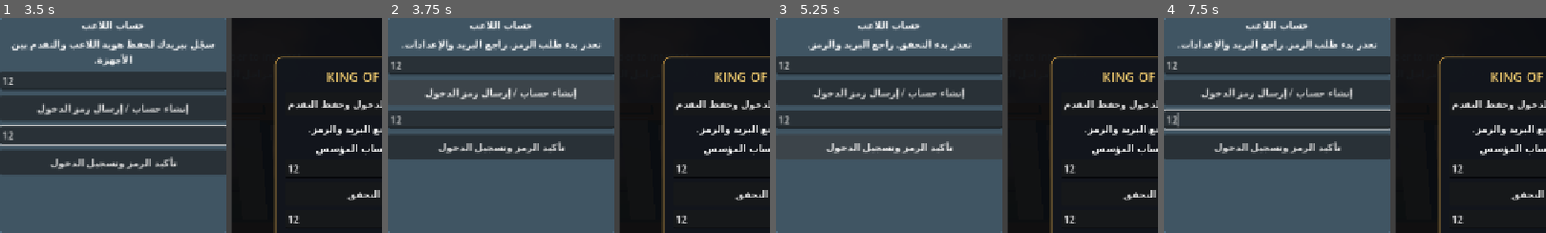
Above: before the commit, frames 1-4 (left to right).
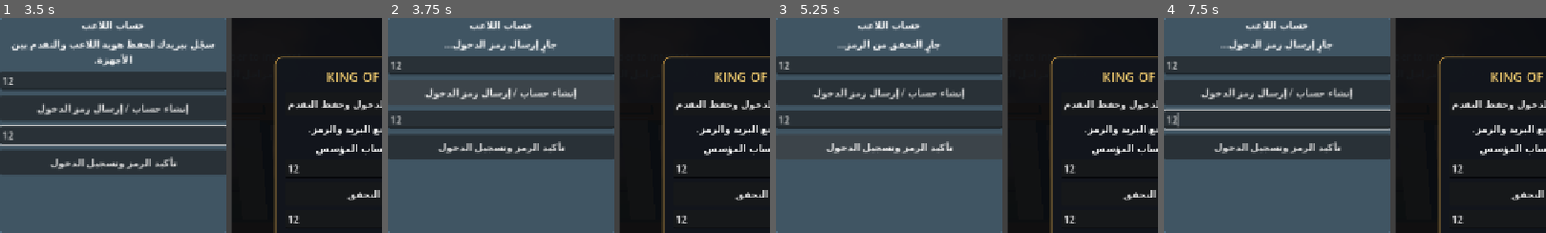
Above: after the commit, the same moments.

Repository: gamalalaraby1988-dotcom/King-Egypt-
Game: Godot game, scene res://scenes/main.tscn
Two runs of this game, one before a commit and one after it. Both use one fixed random seed, a clock stepped at 60 frames per second and the inputs below.
Inputs (mouse positions are % of the whole screen's width and height, from its top left):
- Up to frame 1 (3.5 s): click (51, 35) at 0.52 s; type "12" at 0.6 s; click (51, 47) at 0.75 s; type "12" at 0.83 s; click (51, 66) at 0.98 s; type "12" at 1.07 s; click (15, 15) at 1.27 s; type "12" at 1.35 s; click (15, 27) at 1.5 s; type "12" at 1.58 s; click "إرسال رمز التحقق" at 2 s; click "تأكيد البريد" at 2.75 s
- Up to frame 2 (3.75 s): click "إنشاء حساب / إرسال رمز الدخول" at 3.5 s
- Up to frame 3 (5.25 s): click "إنشاء حساب / إرسال رمز الدخول" at 4.25 s; click "تأكيد الرمز وتسجيل الدخول" at 5 s
- Up to frame 4 (7.5 s): click "👑 الموسم" at 5.75 s; click "ذهب: 0 +" at 6.5 s; click "رقائق: 0 +" at 7.25 s
The pictures show only the part of the screen within x 0-50%, y 0-50%; the shares and areas given below are measured in that part.

Frame 1 is identical in both runs. In frame 2, 1.3% of the frame differs, in the area x 3-56%, y 9-17%; in frame 3, 1.0%; in frame 4, 1.3%.
Error after the commit: Invalid call. Nonexistent function 'request_email_code' in base 'Node (player_account_auth_client.gd)'. (res://scripts/main.gd:1526)

Commit message:
Add secure email magic-link PKCE sign-in for player accounts

Diff:
--- a/scripts/player_account_auth_client.gd
+++ b/scripts/player_account_auth_client.gd
@@ -11,7 +11,12 @@
 const PUBLISHABLE_KEY_SETTING := "founder/auth/publishable_key"
 const OTP_PATH := "/auth/v1/otp"
 const VERIFY_PATH := "/auth/v1/verify"
+const PKCE_TOKEN_PATH := "/auth/v1/token?grant_type=pkce"
 const REFRESH_PATH := "/auth/v1/token?grant_type=refresh_token"
+const MAGIC_LINK_REDIRECT_URI := "kingofegyptcity://auth-callback"
+const PKCE_VERIFIER_ALIAS := "king_of_egypt_city.player.magic_link_verifier.v1"
+const PENDING_EMAIL_ALIAS := "king_of_egypt_city.player.magic_link_email.v1"
+const DEEP_LINK_PLUGIN_SINGLETON := "FounderSecureStorage"
 const PROFILE_PATH := "/rest/v1/player_profiles"
 const SECURE_STORAGE_SINGLETON := "FounderSecureStorage"
 const REFRESH_TOKEN_ALIAS := "king_of_egypt_city.player.refresh_token.v1"
@@ -31,6 +36,24 @@
 var _refresh_timer: Timer
 var _restoring := false
 var _restore_retry_pending := false
+var _deep_link_poll_elapsed := 0.0
+var _pending_code_verifier := ""
+
+func _process(delta: float) -> void:
+	_deep_link_poll_elapsed += delta
+	if _deep_link_poll_elapsed < 0.4:
+		return
+	_deep_link_poll_elapsed = 0.0
+	if _pending_action != "" or not Engine.has_singleton(DEEP_LINK_PLUGIN_SINGLETON):
+		return
+	var plugin: Object = Engine.get_singleton(DEEP_LINK_PLUGIN_SINGLETON)
+	if not plugin.has_method("getPendingAuthLink") or not plugin.has_method("clearPendingAuthLink"):
+		return
+	var pending_link := str(plugin.call("getPendingAuthLink"))
+	if pending_link.is_empty():
+		return
+	plugin.call("clearPendingAuthLink")
+	_handle_magic_link_callback(pending_link)
 
 func _ready() -> void:
 	_auth_http = HTTPRequest.new()
@@ -68,7 +91,7 @@
 func get_email() -> String:
 	return _email
 
-func request_email_code(email: String) -> bool:
+func request_email_magic_link(email: String) -> bool:
 	var normalized := email.strip_edges().to_lower()
 	if _pending_action != "":
 		request_finished.emit(false, "هناك طلب حساب قيد التنفيذ.")
@@ -76,24 +99,89 @@
 	if not _valid_email(normalized) or not is_configured():
 		request_finished.emit(false, "أدخل بريدًا صحيحًا وتأكد من إعداد خدمة الحسابات.")
 		return false
+	if OS.get_name() == "Android" and not _android_deep_link_ready():
+		request_finished.emit(false, "نسخة Android لا تحتوي بعد على مكوّن استقبال رابط الدخول.")
+		return false
+	var verifier_bytes := Crypto.new().generate_random_bytes(32)
+	if verifier_bytes.size() != 32:
+		request_finished.emit(false, "تعذر إنشاء حماية جلسة الدخول.")
+		return false
+	_pending_code_verifier = _base64url(verifier_bytes)
+	var hashing := HashingContext.new()
+	if hashing.start(HashingContext.HASH_SHA256) != OK:
+		_pending_code_verifier = ""
+		request_finished.emit(false, "تعذر تجهيز حماية رابط الدخول.")
+		return false
+	hashing.update(_pending_code_verifier.to_utf8_buffer())
+	var challenge := _base64url(hashing.finish())
+	var storage := _secure_storage()
+	if storage != null and storage.has_method("save_secret"):
+		if not bool(storage.call("save_secret", PKCE_VERIFIER_ALIAS, _pending_code_verifier)):
+			_pending_code_verifier = ""
+			request_finished.emit(false, "تعذر حفظ حماية رابط الدخول على هذا الجهاز.")
+			return false
+		storage.call("save_secret", PENDING_EMAIL_ALIAS, normalized)
+	elif OS.get_name() == "Android":
+		_pending_code_verifier = ""
+		request_finished.emit(false, "التخزين الآمن في Android غير متاح؛ لم يتم إرسال الرابط.")
+		return false
 	_pending_email = normalized
-	return _send_auth_request(OTP_PATH, {"email": normalized, "create_user": true}, "request_code")
-
-func verify_email_code(email: String, code: String) -> bool:
-	var normalized_email := email.strip_edges().to_lower()
-	var normalized_code := code.strip_edges()
+	var redirect_query := "?redirect_to=" + MAGIC_LINK_REDIRECT_URI.uri_encode()
+	return _send_auth_request(OTP_PATH + redirect_query, {
+		"email": normalized,
+		"create_user": false,
+		"code_challenge": challenge,
+		"code_challenge_method": "s256"
+	}, "request_magic_link")
+
+func _android_deep_link_ready() -> bool:
+	if not Engine.has_singleton(DEEP_LINK_PLUGIN_SINGLETON):
+		return false
+	var plugin: Object = Engine.get_singleton(DEEP_LINK_PLUGIN_SINGLETON)
+	return plugin.has_method("getPendingAuthLink") and plugin.has_method("clearPendingAuthLink")
+
+func _base64url(value: PackedByteArray) -> String:
+	return Marshalls.raw_to_base64(value).replace("+", "-").replace("/", "_").trim_suffix("=")
+
+func _handle_magic_link_callback(link: String) -> void:
+	if not link.begins_with(MAGIC_LINK_REDIRECT_URI):
+		return
+	var auth_code := _url_parameter(link, "code")
+	if auth_code.is_empty():
+		request_finished.emit(false, "رابط الدخول غير مكتمل أو انتهت صلاحيته. اطلب رابطًا جديدًا.")
+		return
+	var storage := _secure_storage()
+	if _pending_code_verifier.is_empty() and storage != null and storage.has_method("load_secret"):
+		_pending_code_verifier = str(storage.call("load_secret", PKCE_VERIFIER_ALIAS))
+	if _pending_email.is_empty() and storage != null and storage.has_method("load_secret"):
+		_pending_email = str(storage.call("load_secret", PENDING_EMAIL_ALIAS))
+	if _pending_code_verifier.is_empty():
+		request_finished.emit(false, "تعذر استعادة حماية رابط الدخول. أعد طلب رابط جديد من اللعبة.")
+		return
 	if _pending_action != "":
-		request_finished.emit(false, "هناك طلب حساب قيد التنفيذ.")
-		return false
-	if not _valid_email(normalized_email) or normalized_code.length() != 6 or not normalized_code.is_valid_int() or not is_configured():
-		request_finished.emit(false, "راجع البريد وأدخل رمز التحقق المكوّن من 6 أرقام.")
-		return false
-	_pending_email = normalized_email
-	return _send_auth_request(VERIFY_PATH, {
-		"email": normalized_email,
-		"token": normalized_code,
-		"type": "email"
-	}, "verify_code")
+		return
+	_send_auth_request(PKCE_TOKEN_PATH, {
+		"auth_code": auth_code,
+		"code_verifier": _pending_code_verifier
+	}, "verify_magic_link")
+
+func _url_parameter(url: String, key: String) -> String:
+	var query := url.get_slice("?", 1).get_slice("#", 0)
+	if query.is_empty():
+		query = url.get_slice("#", 1)
+	for item in query.split("&", false):
+		var parts := item.split("=", true, 1)
+		if parts.size() == 2 and parts[0].uri_decode() == key:
+			return parts[1].uri_decode()
+	return ""
+
+func _clear_pending_magic_link() -> void:
+	var storage := _secure_storage()
+	if storage != null and storage.has_method("delete_secret"):
+		storage.call("delete_secret", PKCE_VERIFIER_ALIAS)
+		storage.call("delete_secret", PENDING_EMAIL_ALIAS)
+	_pending_code_verifier = ""
+	_pending_email = ""
 
 func _api_base_url() -> String:
 	return str(ProjectSettings.get_setting(API_BASE_SETTING, "")).strip_edges().trim_suffix("/")
@@ -143,9 +231,9 @@
 			request_finished.emit(false, _safe_error(response))
 		return
 	match action:
-		"request_code":
-			request_finished.emit(true, "إذا كان البريد صالحًا للإرسال، فسيصلك رمز التحقق.")
-		"verify_code":
+		"request_magic_link":
+			request_finished.emit(true, "تم إرسال رابط الدخول. افتح الرسالة واضغط الرابط للعودة إلى اللعبة تلقائيًا.")
+		"verify_magic_link":
 			_accept_session_response(response, false)
 		"refresh":
 			_accept_session_response(response, _restoring)
@@ -167,6 +255,7 @@
 	if user_id.is_empty() or verified_email.is_empty() or confirmed_at.is_empty():
 		request_finished.emit(false, "لم يثبت الخادم ملكية البريد الإلكتروني.")
 		return
+	_clear_pending_magic_link()
 	_user_id = user_id
 	_email = verified_email
 	_access_token = access
@@ -332,6 +421,8 @@
 		"otp_expired":
 			return "انتهت صلاحية الرمز. اطلب رمزًا جديدًا."
 		"otp_disabled":
-			return "التحقق برمز البريد غير مفعّل حاليًا."
+			return "التحقق عبر البريد غير مفعّل حاليًا."
+		"flow_state_expired", "bad_code_verifier":
+			return "انتهت صلاحية رابط الدخول أو تعذر التحقق منه. اطلب رابطًا جديدًا."
 		_:
 			return "تعذر تسجيل الدخول. راجع الرمز وحاول مرة أخرى."
